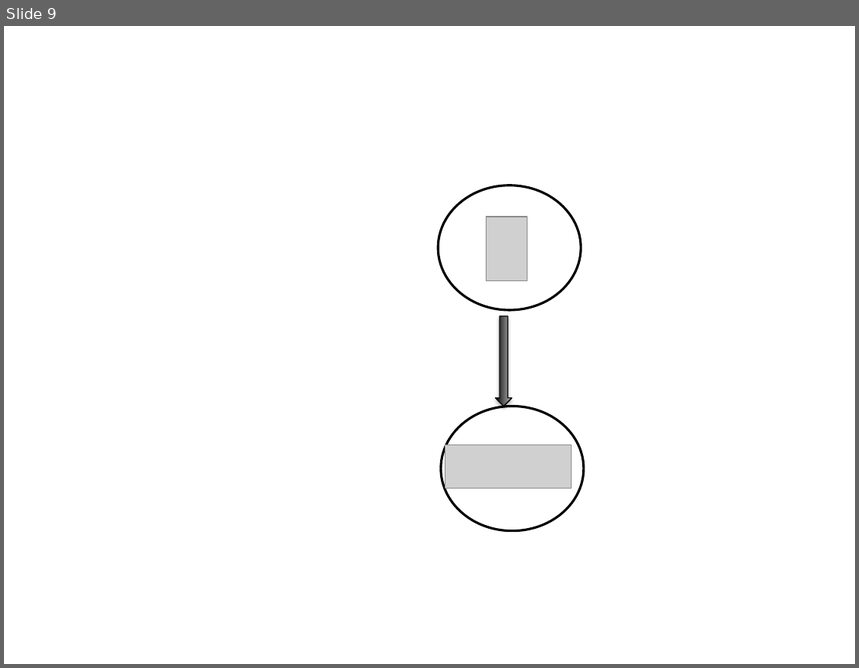
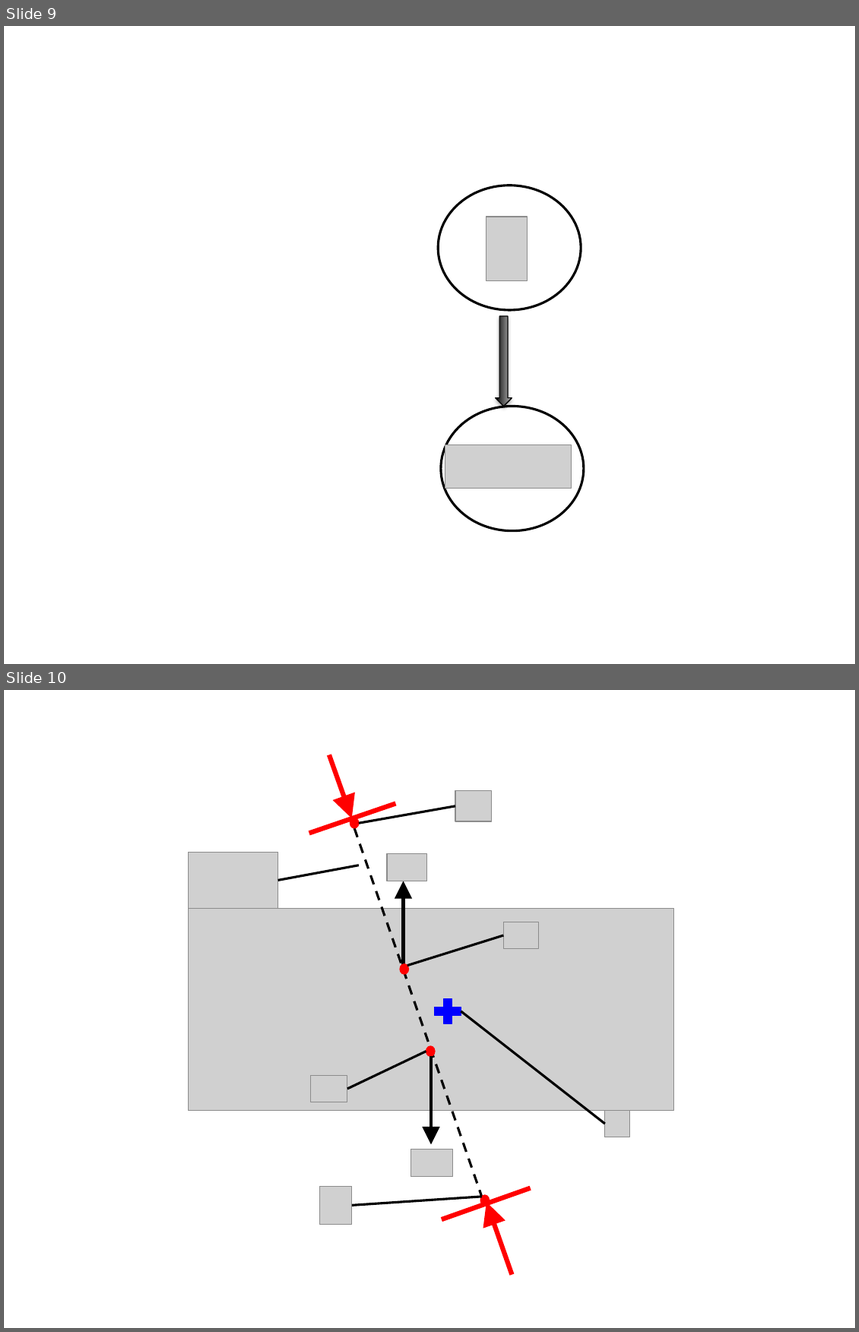
Before and after one commit to mdlaskey/Grasp_Metric_Paper-, a slide deck: figures.pptx. Shown one above the other, each under a label of ours: slide 9 before the commit, slides 9 and 10 after it. The pictures are 859x668 and 859x1332 pixels, drawn with LibreOffice and Linux fonts; fonts in the diff are those of the drawing; grey boxes stand for pictures. Boxes give left, top, right and bottom in pixels: in the first picture for what was removed or moved away, otherwise in the second. Text is boxed around its words. In the diff, an @@ line names an element or a change of style, - is before the commit and + after.

```diff
--- a/figures.pptx
+++ b/figures.pptx
@@ slide 10 added at (4,690,855,1328), background #FFFFFF @@
@@ arrow added from (329, 755) to (352, 818), #FF0000 4 pt @@
@@ line added from (310, 833) to (395, 803), #FF0000 4 pt @@
@@ picture added at (455,790,491,821) @@
@@ ellipse added at (351,818,359,828), fill #FF0000, outline #FF0000 0.75 pt @@
@@ line added from (359, 823) to (455, 806), #000000 2 pt @@
@@ line added from (354, 828) to (481, 1196), #000000 2 pt dashed @@
@@ picture added at (189,853,278,909) @@
@@ line added from (278, 881) to (359, 866), #000000 2 pt @@
@@ picture added at (387,853,427,881) @@
@@ arrow added from (403, 967) to (403, 881), #000000 3 pt @@
@@ picture added at (189,909,674,1111) @@
@@ line added from (408, 966) to (503, 935), #000000 2 pt @@
@@ picture added at (503,922,539,948) @@
@@ ellipse added at (400,964,408,974), fill #FF0000, outline #FF0000 0.75 pt @@
@@ plus sign added at (430,995,466,1029), fill #0000FF, outline #0000FF 0.75 pt @@
@@ line added from (605, 1124) to (461, 1011), #000000 2 pt @@
@@ line added from (348, 1089) to (427, 1052), #000000 2 pt @@
@@ ellipse added at (427,1046,435,1057), fill #FF0000, outline #FF0000 0.75 pt @@
@@ picture added at (311,1075,348,1103) @@
@@ arrow added from (431, 1056) to (431, 1144), #000000 3 pt @@
@@ picture added at (605,1110,629,1137) @@
@@ picture added at (411,1150,452,1177) @@
@@ picture added at (320,1186,352,1224) @@
@@ line added from (442, 1220) to (530, 1188), #FF0000 4 pt @@
@@ line added from (352, 1206) to (481, 1196), #000000 2 pt @@
@@ ellipse added at (481,1195,489,1206), fill #FF0000, outline #FF0000 0.75 pt @@
@@ arrow added from (512, 1274) to (487, 1202), #FF0000 4 pt @@
```
Also in this commit, not shown: 24 other files.
